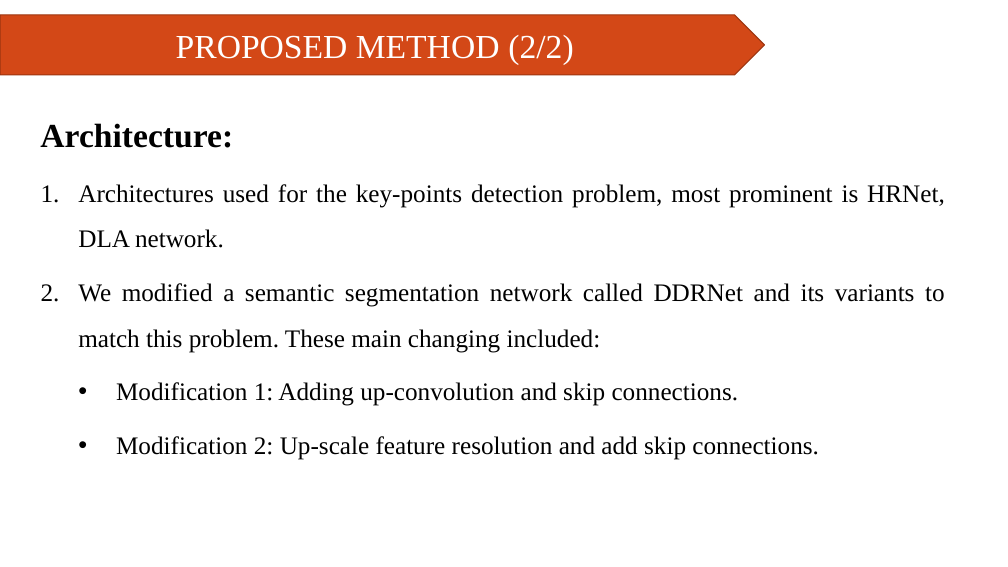
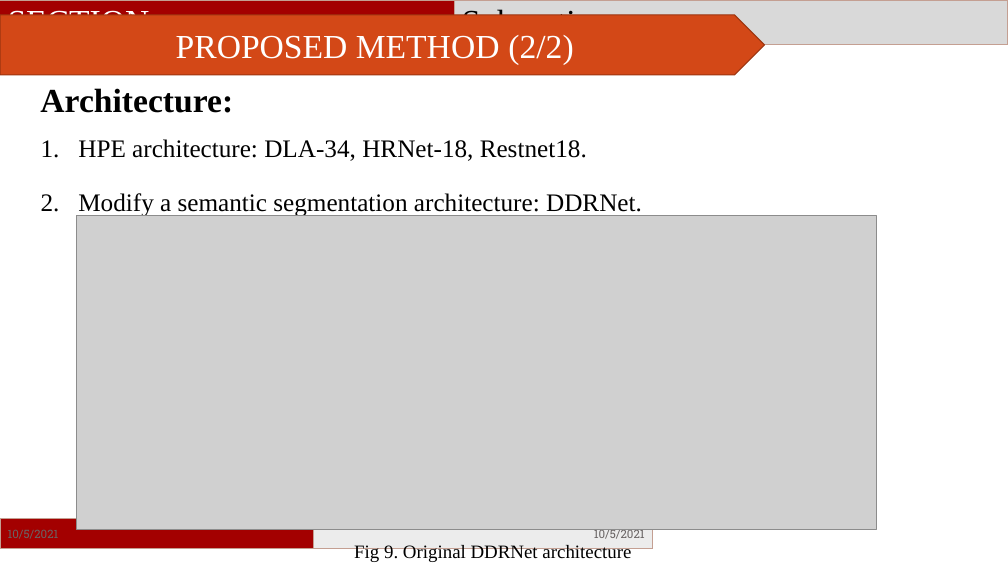
Before and after one commit to phamvandan/graduated-thesis-2021, a slide deck: slide 17 of NCKH.pptx. Drawn at 1008x567 pixels with LibreOffice and Linux fonts; fonts in the diff are those of the drawing; grey boxes stand for pictures; background and template pictures are left out. Boxes give left, top, right and bottom in pixels: in the first picture for what was removed or moved away, otherwise in the second. Text is boxed around its words. In the diff, an @@ line names an element or a change of style, - is before the commit and + after.

```diff
--- a/NCKH.pptx
+++ b/NCKH.pptx
@@ rectangle added at bbox=[0, 0, 454, 45], fill #A30000, outline #C49F92 0.75 pt, 32 pt, text #FFFFFF @@
+SECTION
@@ rectangle added at bbox=[454, 0, 1008, 45], fill #D9D9D9, outline #C49F92 0.75 pt, 32 pt, text #000000 @@
+Subsection
@@ text "Architecture:": place and size @@
-text "Architecture:" at bbox=[40, 123, 233, 148]
+text "Architecture:" at bbox=[40, 88, 233, 113]
@@ text at bbox=[78, 139, 642, 217]: text changed @@
-1. Architectures used for the key-points detection problem, most prominent is HRNet, DLA network.
-2. We modified a semantic segmentation network called DDRNet and its variants to match this problem. These main changing included:
-  • Modification 1: Adding up-convolution and skip connections.
-  • Modification 2: Up-scale feature resolution and add skip connections.
+1. HPE architecture: DLA-34, HRNet-18, Restnet18.
+2. Modify a semantic segmentation architecture: DDRNet.
@@ picture added at bbox=[76, 216, 876, 529] @@
@@ rectangle added at bbox=[0, 519, 314, 549], fill #A30000, outline #C49F92 0.75 pt, 11 pt, text #696464 @@
+10/5/2021
@@ rectangle added at bbox=[314, 519, 653, 549], fill #ECECEC, outline #C49F92 0.75 pt, 11 pt, text #696464 @@
+10/5/2021
@@ text added at bbox=[354, 545, 631, 562], 18 pt, text #000000 @@
+Fig 9. Original DDRNet architecture
```
Also in this commit, not shown: 19 other slides changed, 1 slide added, 1 other file.
